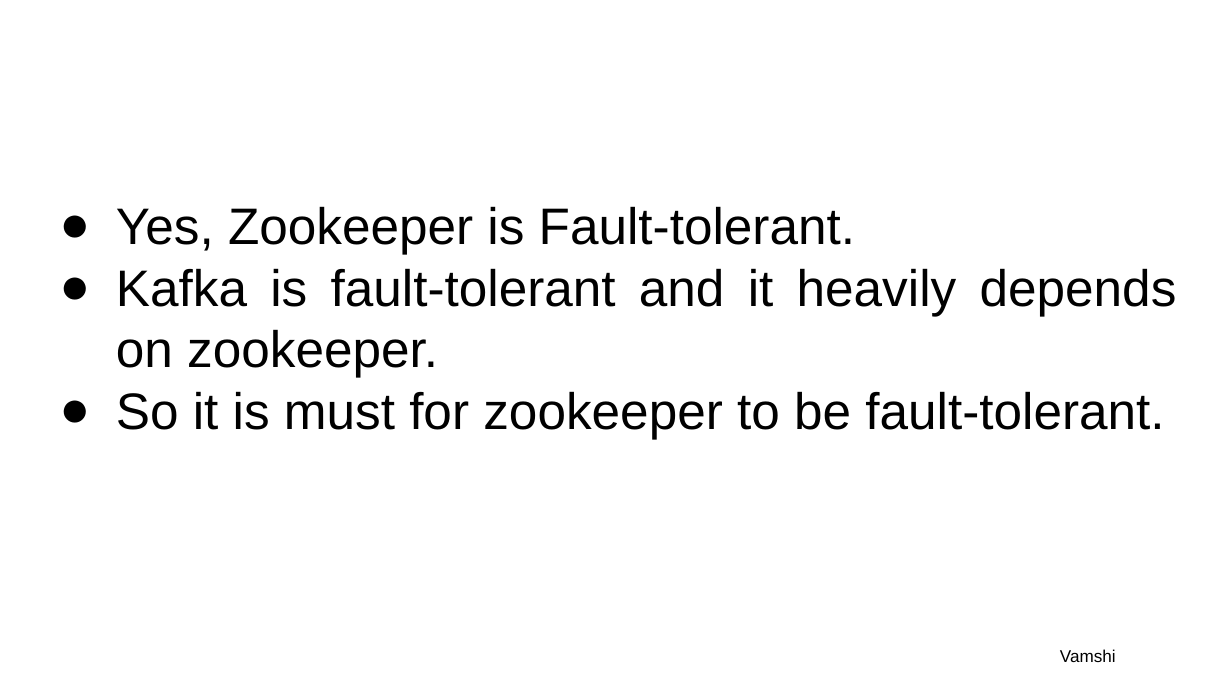
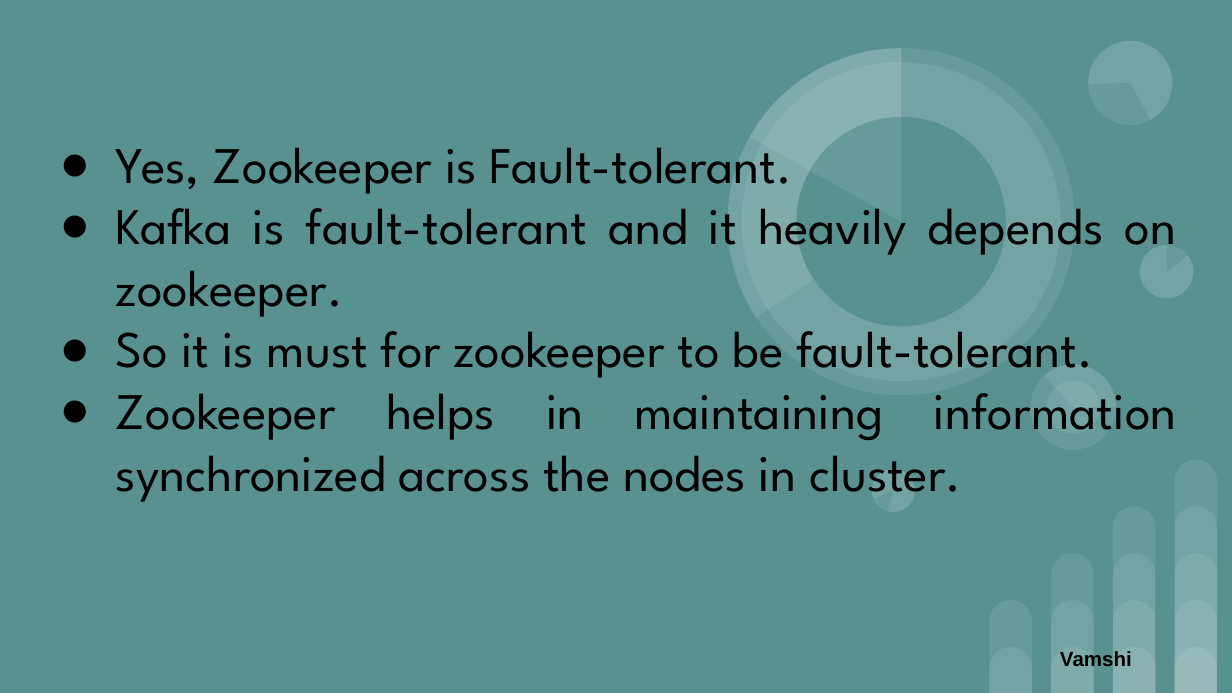
Before and after one commit to AnkitPrakash687/kafka-group06, a slide deck: slide 17 of docs/Group 6 Kafka.pptx (slide 15 before the commit). Drawn at 1232x693 pixels with LibreOffice and Linux fonts; fonts in the diff are those of the drawing. Boxes give left, top, right and bottom in pixels: in the first picture for what was removed or moved away, otherwise in the second. Text is boxed around its words. In the diff, an @@ line names an element or a change of style, - is before the commit and + after.

```diff
--- a/docs/Group 6 Kafka.pptx
+++ b/docs/Group 6 Kafka.pptx
@@ background #FFFFFF to #599191 @@
@@ subtitle at (116,131,1177,378): font Arial to League Spartan in "Yes, Zookeeper is Fault-tolerant.", "Kafka is fault-tolerant and it heavily depends ...", "So it is must for zookeeper to ..." @@
@@ subtitle at (116,393,1177,502): paragraph added @@
+● Zookeeper helps in maintaining information synchronized across the nodes in cluster.
@@ group added at (680,0,1193,518): 8 ellipses, 6 pie slice (boxed as its full ellipse)s @@
@@ text "Vamshi" at (1060,649,1132,670): size 10 to 12 pt, bold on @@
@@ group added at (989,460,1217,692): 14 round same rects @@
```
Also in this commit, not shown: 14 other slides changed, 5 slides added, 2 slides removed.
